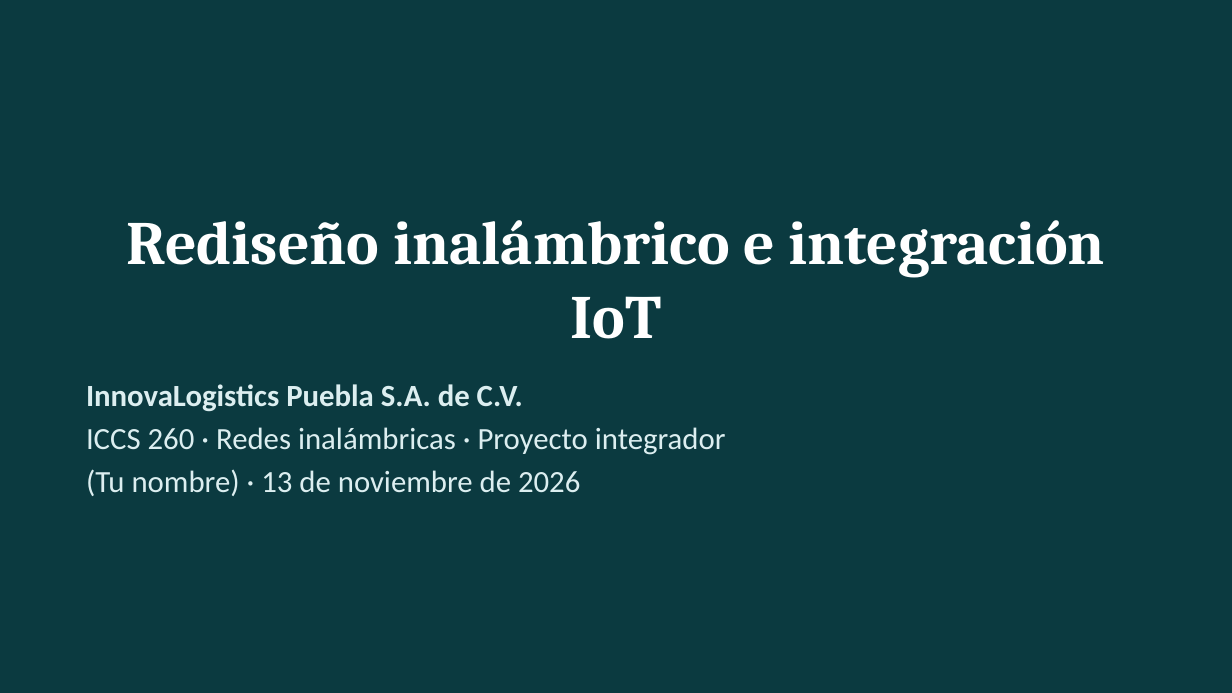
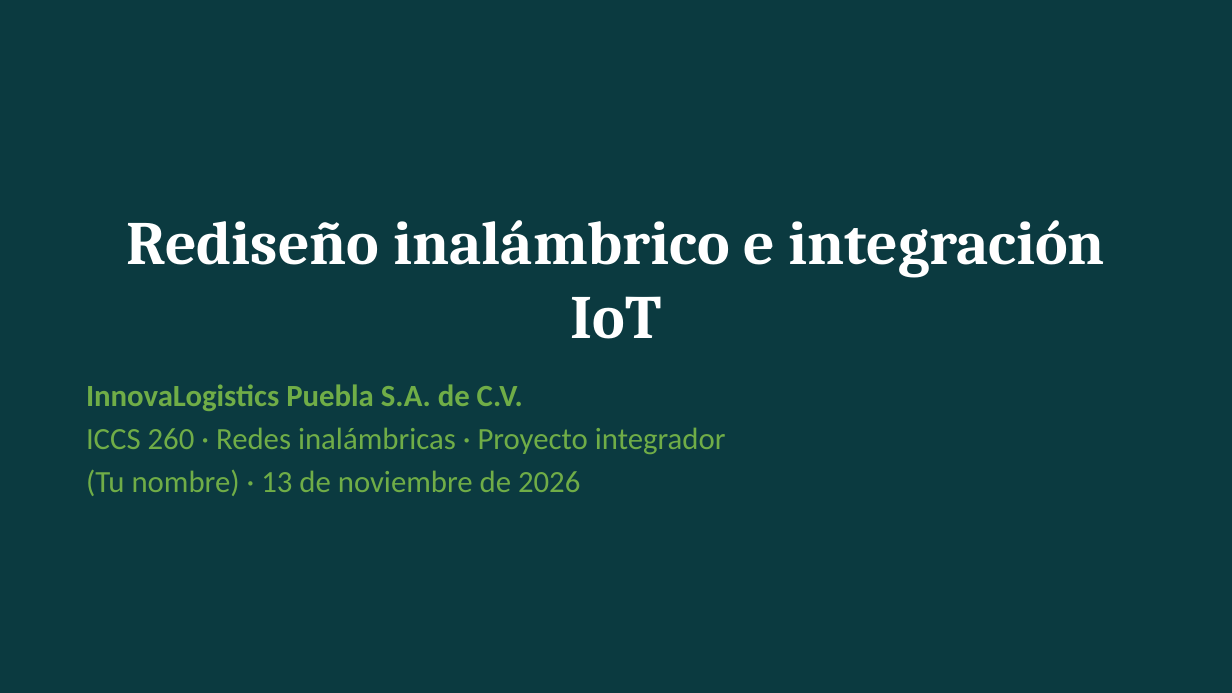
Before and after one commit to USX22/inalambricreds2, a slide deck: slide 1 of entregables/Presentacion_InnovaLogistics.pptx. Drawn at 1232x693 pixels with LibreOffice and Linux fonts; fonts in the diff are those of the drawing. Boxes give left, top, right and bottom in pixels: in the first picture for what was removed or moved away, otherwise in the second. Text is boxed around its words. In the diff, an @@ line names an element or a change of style, - is before the commit and + after.

```diff
--- a/entregables/Presentacion_InnovaLogistics.pptx
+++ b/entregables/Presentacion_InnovaLogistics.pptx
@@ text "InnovaLogistics Puebla S.A. de C.V." at box(86, 384, 726, 496): text colour #DCEEF0 to #70AD47 @@
```
Also in this commit, not shown: 13 other slides changed, 3 other files.
